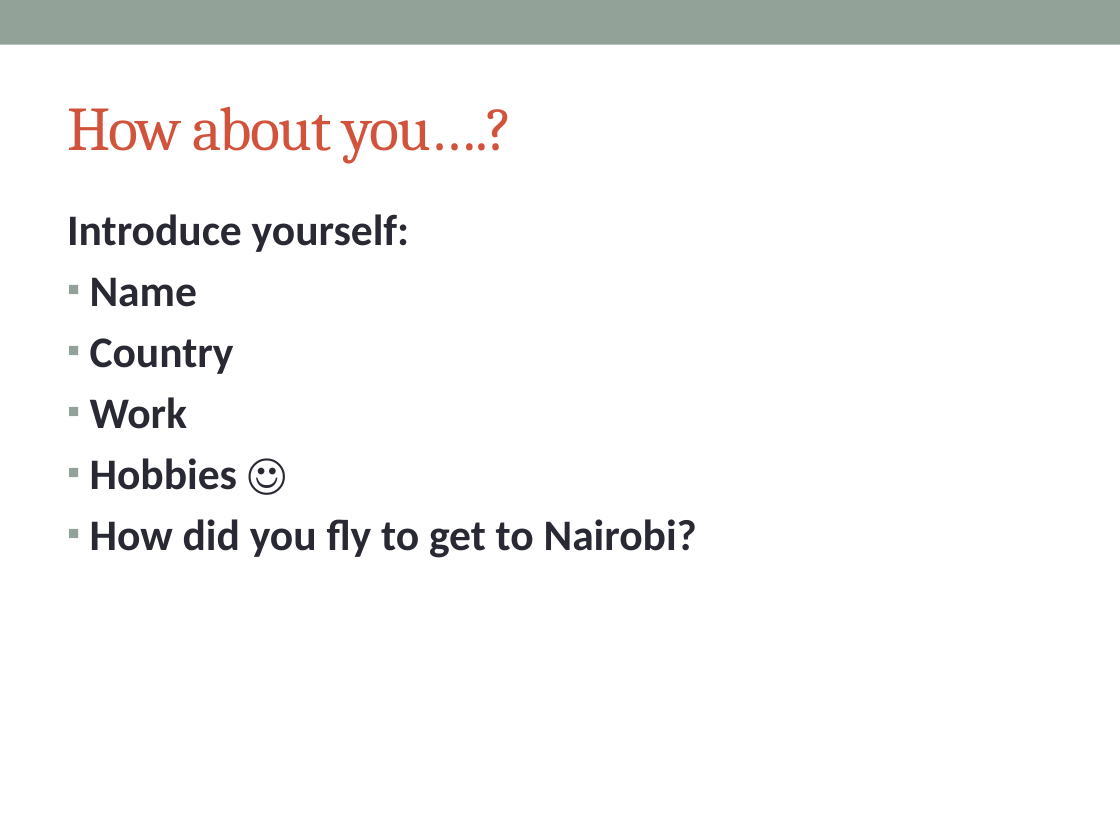
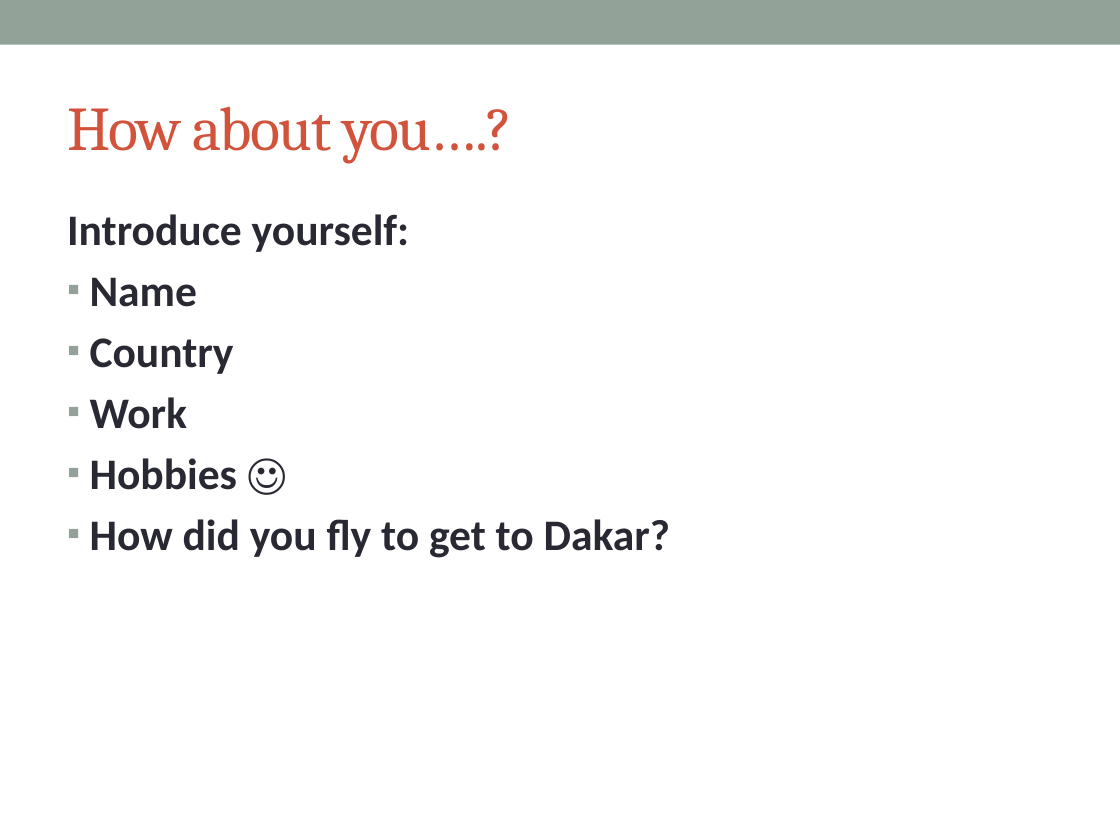
Before and after one commit to afnog/sse, a slide deck: slide 4 of intro/IntroPresentation.pptx. Drawn at 1120x840 pixels with LibreOffice and Linux fonts; fonts in the diff are those of the drawing. Boxes give left, top, right and bottom in pixels: in the first picture for what was removed or moved away, otherwise in the second. Text is boxed around its words. In the diff, an @@ line names an element or a change of style, - is before the commit and + after.

Commit message:
/ ‘intro/IntroPresentation.pptx’

```diff
--- a/intro/IntroPresentation.pptx
+++ b/intro/IntroPresentation.pptx
@@ text at bbox=[90, 519, 670, 558]: text changed @@
-▪ How did you fly to get to Nairobi?
+▪ How did you fly to get to Dakar?
```
